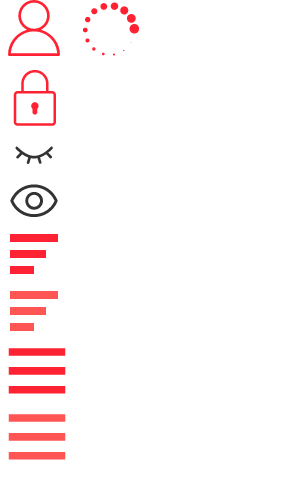
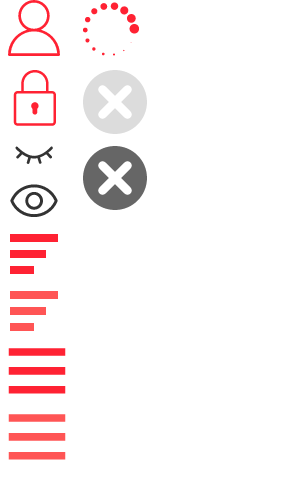
Layers edited between the first and the second w=300, h=500 image:
added layer "close1" above "close2" over [83, 146, 147, 210]
added layer "close2" above "loading" over [83, 70, 147, 134]
